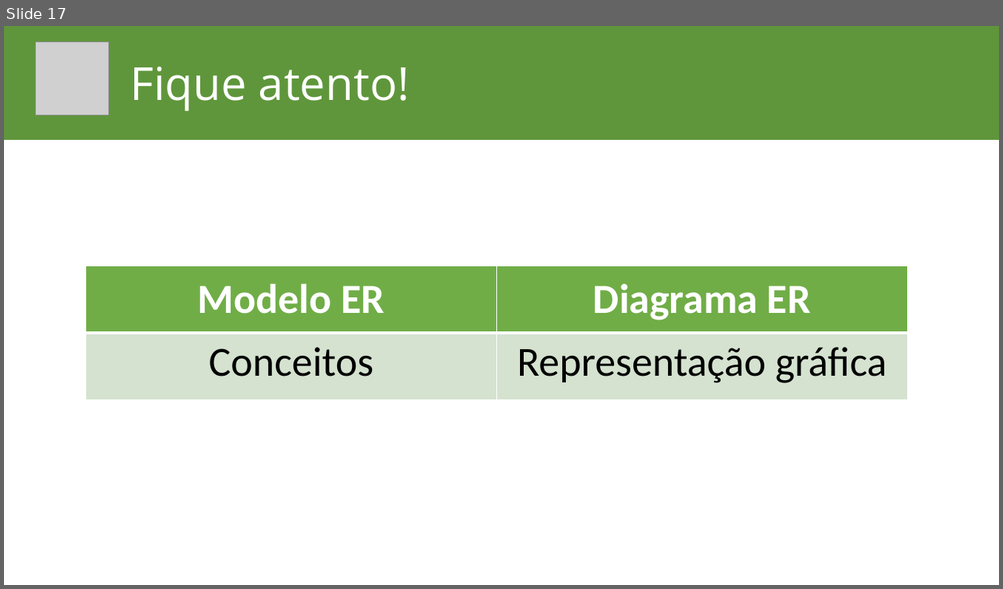
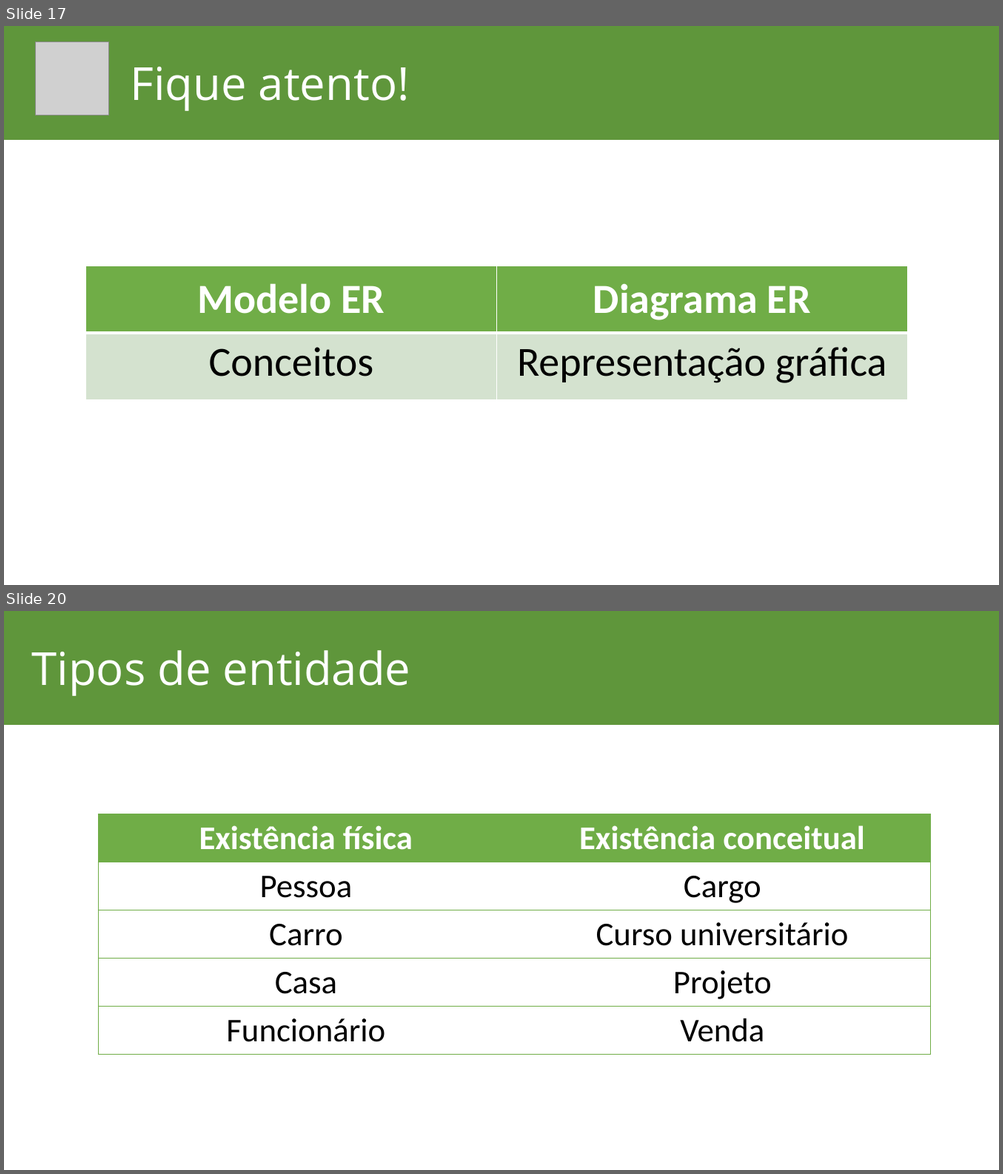
Before and after one commit to lucassoaresaraujo/aulas, a slide deck: Banco de Dados/Banco de Dados.pptx. Shown one above the other, each under a label of ours: slide 17 before the commit, slides 17 and 20 after it; the slides between them are not shown. The pictures are 1003x589 and 1003x1174 pixels, drawn with LibreOffice and Linux fonts; fonts in the diff are those of the drawing; grey boxes stand for pictures; background and template pictures are left out. Boxes give left, top, right and bottom in pixels: in the first picture for what was removed or moved away, otherwise in the second. Text is boxed around its words. In the diff, an @@ line names an element or a change of style, - is before the commit and + after.

Commit message:
Entidade e DER entidade

```diff
--- a/Banco de Dados/Banco de Dados.pptx
+++ b/Banco de Dados/Banco de Dados.pptx
@@ slide 20 added at [4,611,999,1170], background #FFFFFF; not listed: 1 template element that a slide beside it also shows @@
@@ title added at [32,650,411,696], 44 pt, text #FFFFFF @@
+Tipos de entidade
@@ table added at [98,815,930,1051], 5 rows, 2 columns @@
+Existência física | Existência conceitual
+Pessoa | Cargo
+Carro | Curso universitário
+Casa | Projeto
+Funcionário | Venda
```
Also in this commit, not shown: 4 slides changed, 4 other slides added, 1 slide removed.
